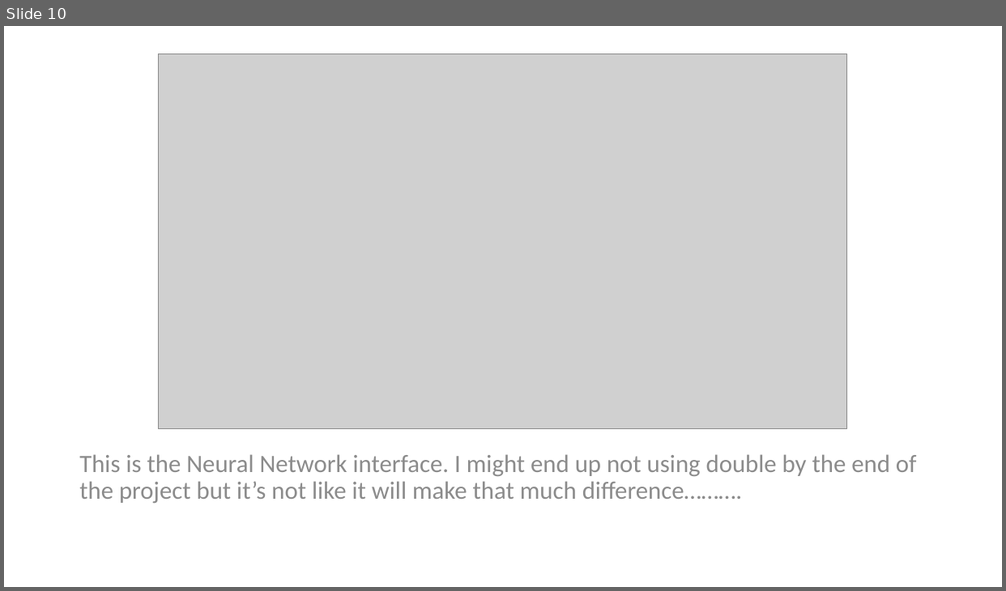
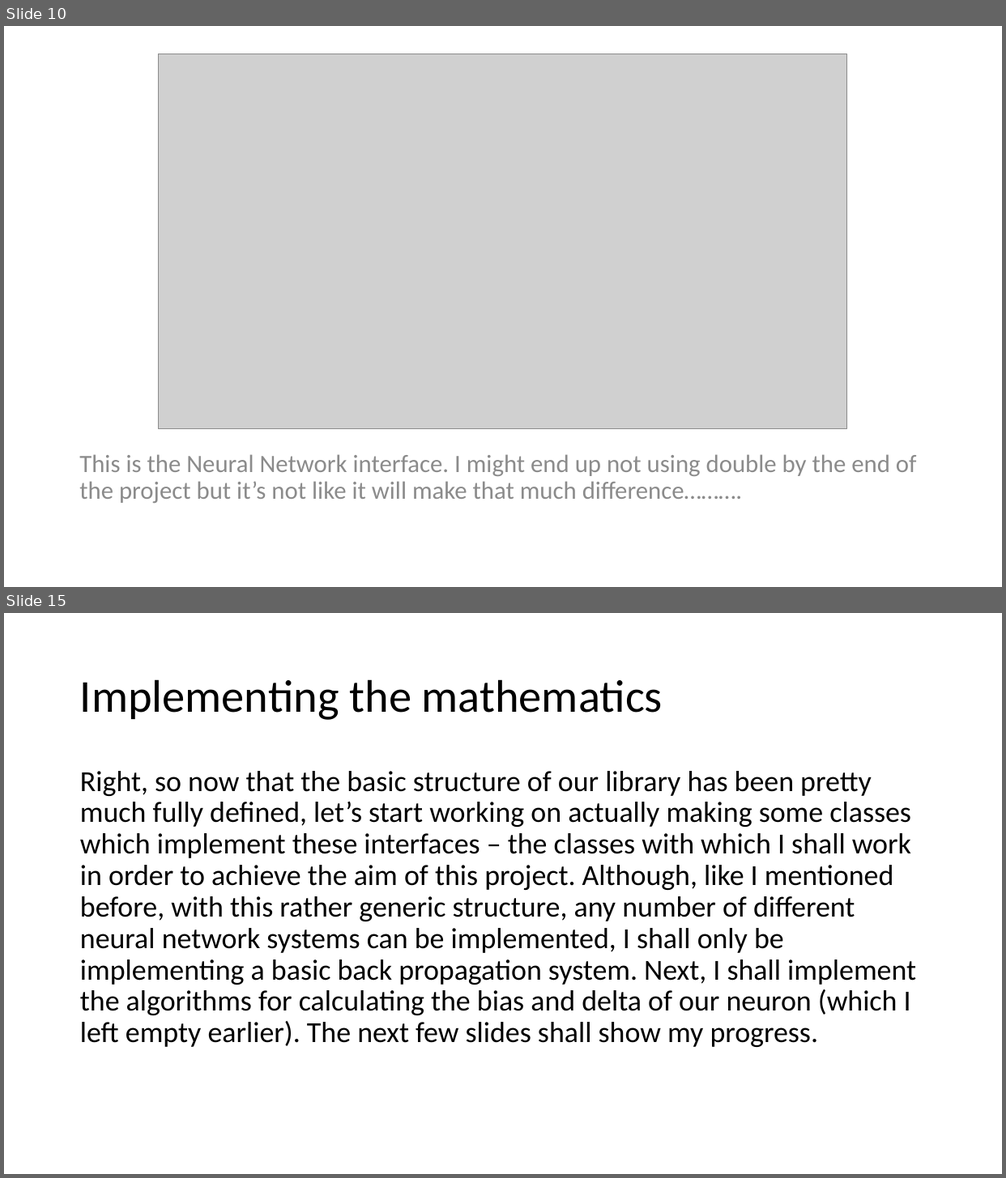
Before and after one commit to PixelZerg/NeuroOCR, a slide deck: NeuroOCR-DevelopmentDocumentation.pptx. Shown one above the other, each under a label of ours: slide 10 before the commit, slides 10 and 15 after it; the slides between them are not shown. The pictures are 1006x591 and 1006x1178 pixels, drawn with LibreOffice and Linux fonts; fonts in the diff are those of the drawing; grey boxes stand for pictures. Boxes give left, top, right and bottom in pixels: in the first picture for what was removed or moved away, otherwise in the second. Text is boxed around its words. In the diff, an @@ line names an element or a change of style, - is before the commit and + after.

Commit message:
Finished off the interfaces and implemented the Neuron

```diff
--- a/NeuroOCR-DevelopmentDocumentation.pptx
+++ b/NeuroOCR-DevelopmentDocumentation.pptx
@@ slide 15 added at (x1=4, y1=613, x2=1002, y2=1174), background #FFFFFF @@
@@ title added at (x1=80, y1=679, x2=663, y2=720), 44 pt, text #000000 @@
+Implementing the mathematics
@@ text added at (x1=80, y1=771, x2=916, y2=1047), 28 pt, text #000000 @@
+Right, so now that the basic structure of our library has been pretty much fully defined, let’s start working on actually making some classes which implement these interfaces – the classes with which I shall work in order to achieve the aim of this project. Although, like I mentioned before, with this rather generic structure, any number of different neural network systems can be implemented, I shall only be implementing a basic back propagation system. Next, I shall implement the algorithms for calculating the bias and delta of our neuron (which I left empty earlier). The next few slides shall show my progress.
```
Also in this commit, not shown: 1 slide changed, 13 other slides added, 6 other files.
